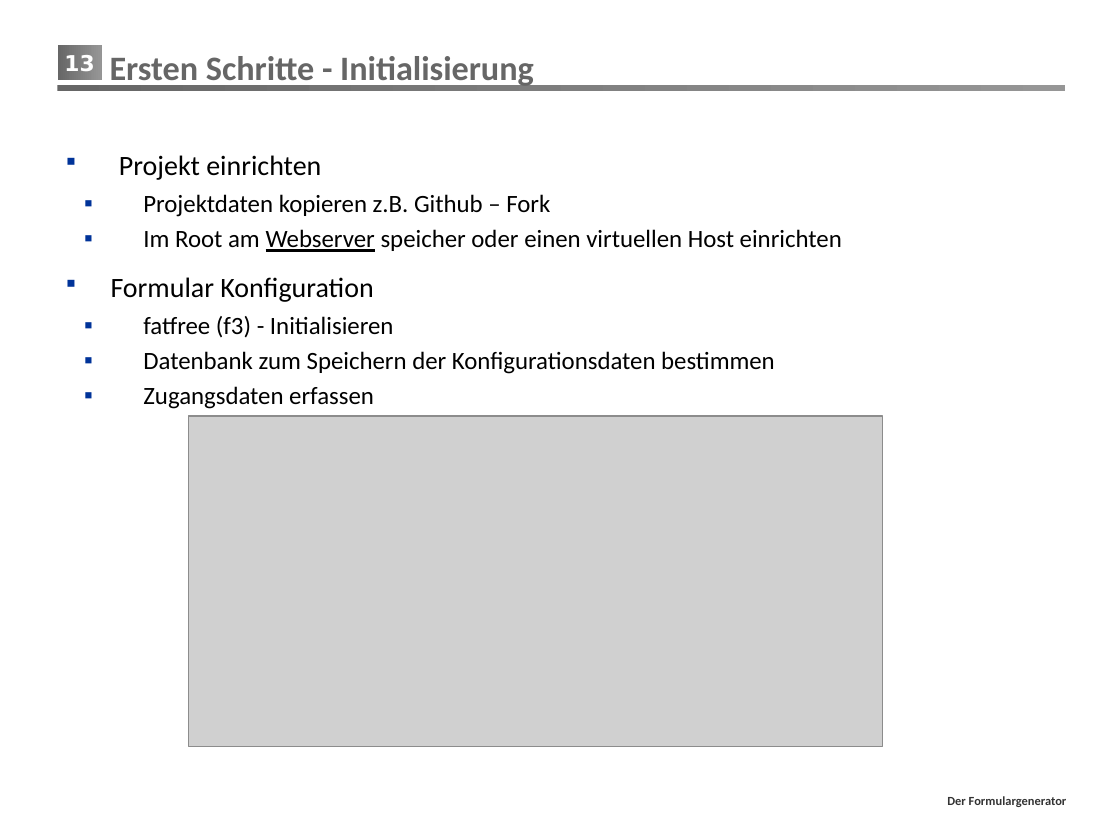
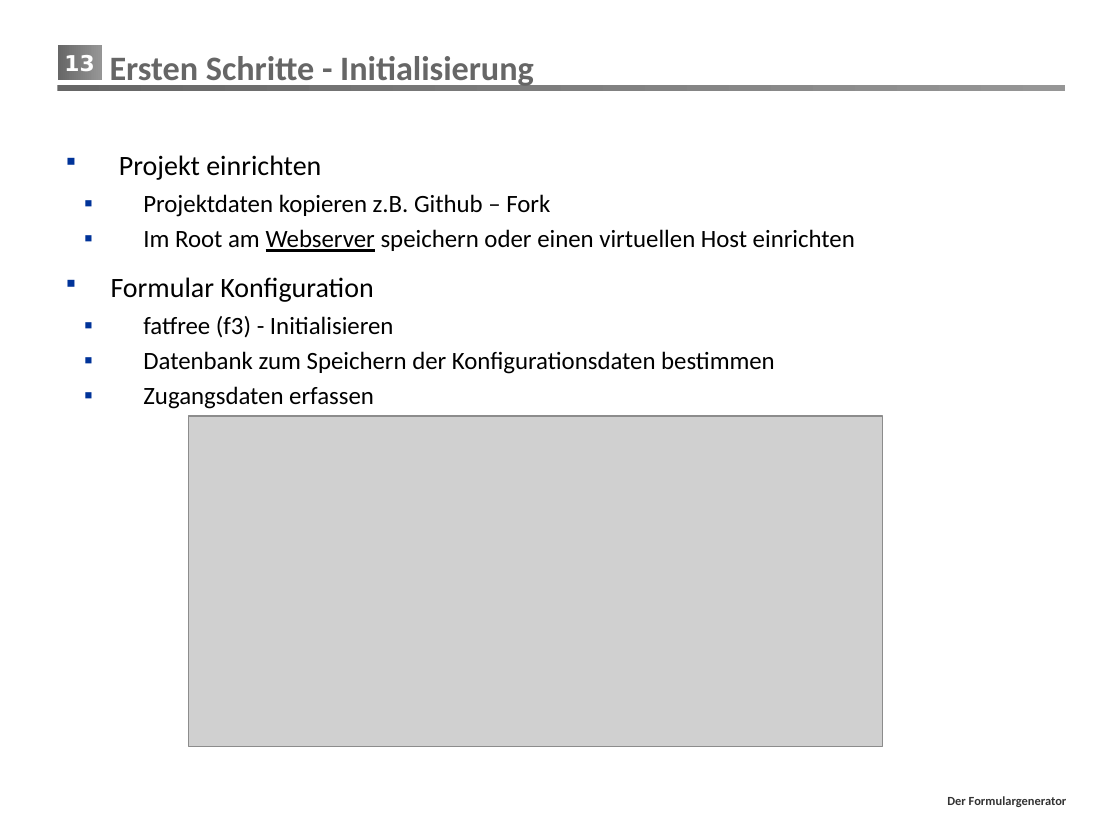
Before and after one commit to mrmorden74/formgen, a slide deck: slide 13 of Präsentation/FormGen.pptx. Drawn at 1120x840 pixels with LibreOffice and Linux fonts; fonts in the diff are those of the drawing; grey boxes stand for pictures; background and template pictures are left out. Boxes give left, top, right and bottom in pixels: in the first picture for what was removed or moved away, otherwise in the second. Text is boxed around its words. In the diff, an @@ line names an element or a change of style, - is before the commit and + after.

```diff
--- a/Präsentation/FormGen.pptx
+++ b/Präsentation/FormGen.pptx
@@ text at box(143, 229, 855, 252): text changed @@
-  ▪ Im Root am Webserver speicher oder einen virtuellen Host einrichten
+  ▪ Im Root am Webserver speichern oder einen virtuellen Host einrichten
```
Also in this commit, not shown: 9 other slides changed, 3 slides removed, 1 other file.
